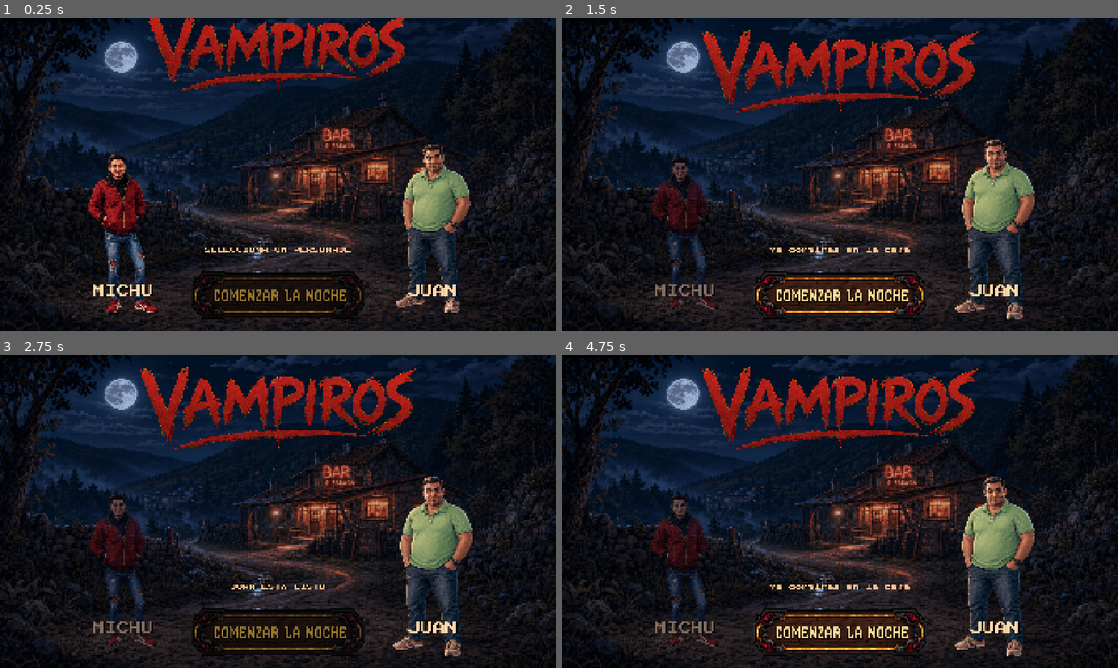
Above: before the commit, frames 1-4 (two rows, left to right).
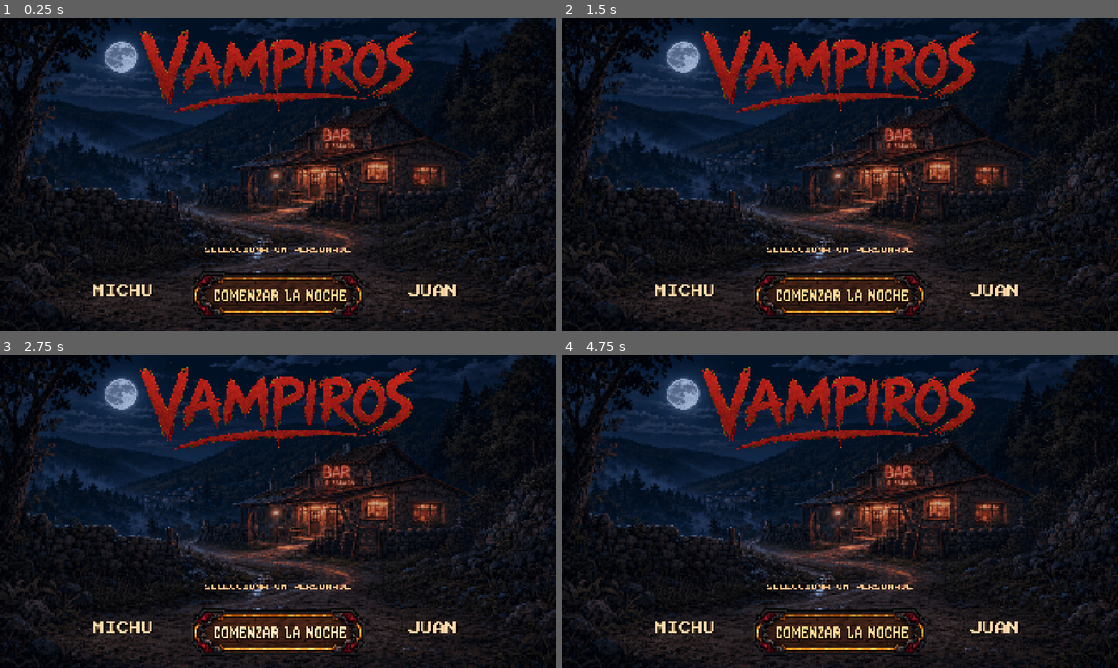
Above: after the commit, the same moments.

Repository: toxicomediante/vampiros
Game: Godot game, scene res://scenes/main.tscn
The game is run twice, just before and just after one commit, with the same random seed, the same clock (stepped at 60 frames per second) and the same inputs.
Inputs (mouse positions are in pixels of both pictures, inside the frame that each line leads up to):
- Up to frame 1 (0.25 s): no input
- Up to frame 2 (1.5 s): click (684, 212) at 0.5 s; click (995, 212) at 1.25 s
- Up to frame 3 (2.75 s): click (278, 633) at 2 s
- Up to frame 4 (4.75 s): click (840, 633) at 2.77 s; click (684, 549) at 3.5 s; click (995, 549) at 4.25 s

The runs differ from the first frame. In frame 1, 15% of the frame differs, in the area x 15-85%, y 0-96%; in frame 2, 6.0%; in frame 3, 8.7%; in frame 4, 6.1%.
Error after the commit: Invalid access to property or key 'stream' on a base object of type 'null instance'. (res://scripts/character_select.gd:21)

Commit message:
Play looping background music in character selection

Diff:
--- a/scripts/character_select.gd
+++ b/scripts/character_select.gd
@@ -13,10 +13,15 @@
 @onready var juan_name: Label = $JuanName
 @onready var start_button: TextureButton = $StartButton
 @onready var status: Label = $Status
+@onready var background_music: AudioStreamPlayer = $BackgroundMusic
 
 var selected_character := ""
 
 func _ready() -> void:
+	if background_music.stream is AudioStreamOggVorbis:
+		background_music.stream.loop = true
+	if not background_music.playing:
+		background_music.play()
 	michu_sprite.sprite_frames = _build_idle_frames(MICHU_SHEET, 6)
 	juan_sprite.sprite_frames = _build_idle_frames(JUAN_SHEET, 6)
 	michu_sprite.play("idle")
@@ -52,6 +57,7 @@
 	tween.tween_property(logo, "modulate:a", 1.0, 0.55)
 
 func _select_character(character_id: String) -> void:
+	_ensure_music_started()
 	selected_character = character_id
 	start_button.disabled = false
 	if character_id == "michu":
@@ -73,5 +79,11 @@
 	tween.tween_property(label, "modulate", Color.WHITE if selected else Color(0.65, 0.65, 0.72, 0.75), 0.18)
 
 func _start_night() -> void:
+	_ensure_music_started()
 	status.text = "%s ESTÁ LISTO" % selected_character.to_upper()
 	start_button.disabled = true
+
+func _ensure_music_started() -> void:
+	# Web browsers may defer autoplay until the player's first interaction.
+	if not background_music.playing:
+		background_music.play()
